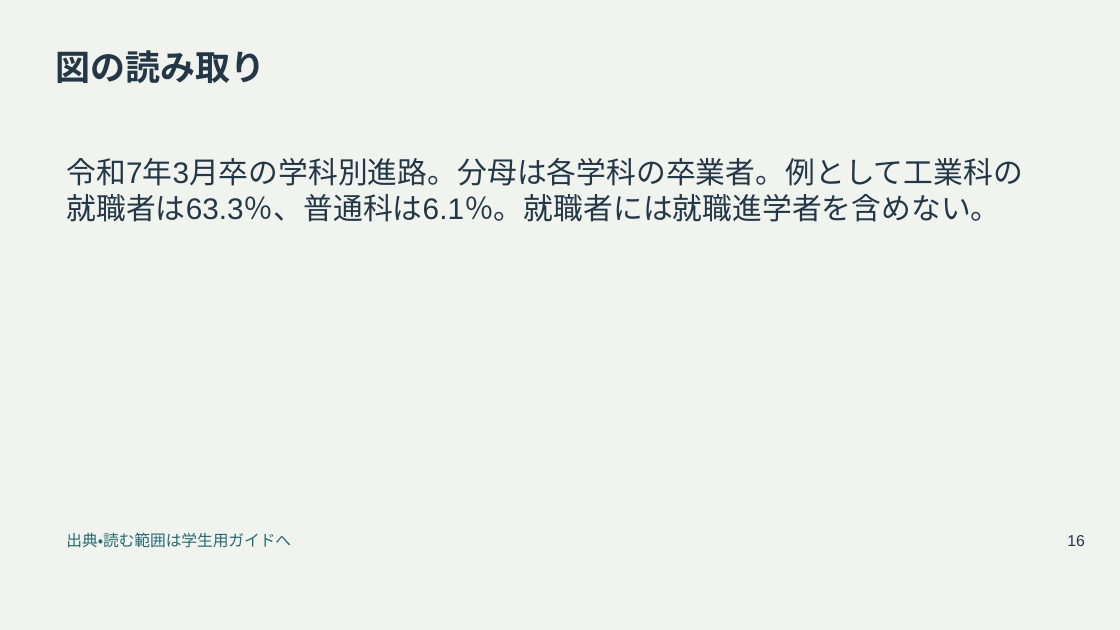
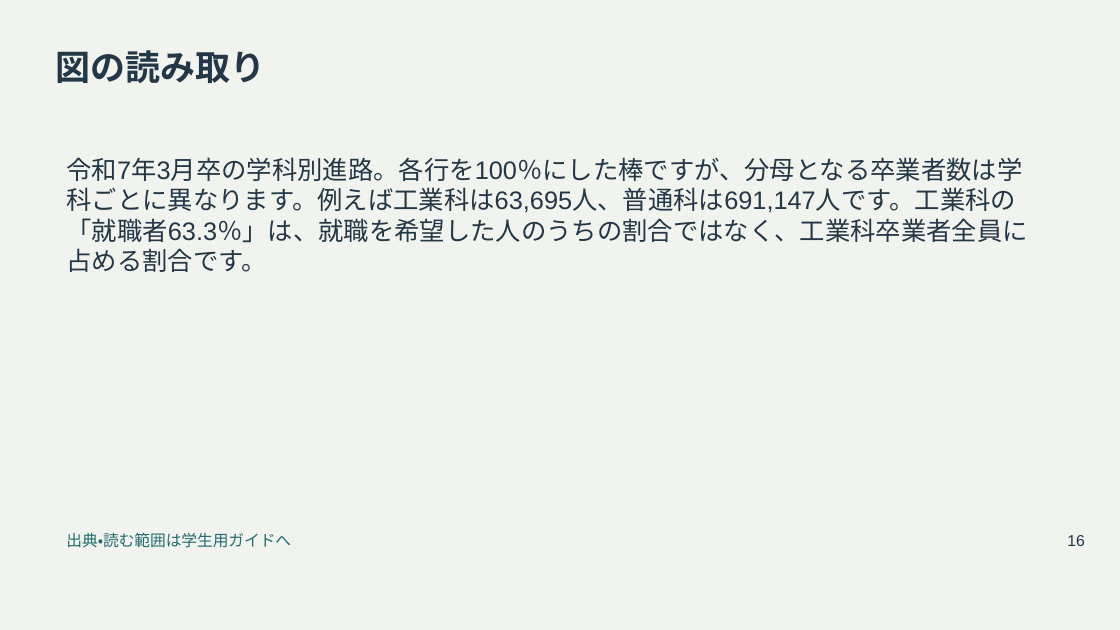
Before and after one commit to zooc-14calbp/industrial-education-ii, a slide deck: slide 16 of reorganized/20261105/main/08/slides.pptx. Drawn at 1120x630 pixels with LibreOffice and Linux fonts; fonts in the diff are those of the drawing. Boxes give left, top, right and bottom in pixels: in the first picture for what was removed or moved away, otherwise in the second. Text is boxed around its words. In the diff, an @@ line names an element or a change of style, - is before the commit and + after.

```diff
--- a/reorganized/20261105/main/08/slides.pptx
+++ b/reorganized/20261105/main/08/slides.pptx
@@ text at [67, 157, 1028, 272]: text changed; size 25.5 to 21.8 pt @@
-令和7年3月卒の学科別進路。分母は各学科の卒業者。例として工業科の就職者は63.3％、普通科は6.1％。就職者には就職進学者を含めない。
+令和7年3月卒の学科別進路。各行を100％にした棒ですが、分母となる卒業者数は学科ごとに異なります。例えば工業科は63,695人、普通科は691,147人です。工業科の「就職者63.3％」は、就職を希望した人のうちの割合ではなく、工業科卒業者全員に占める割合です。
```
Also in this commit, not shown: 14 other slides changed, 6 slides added, 20 other files.
